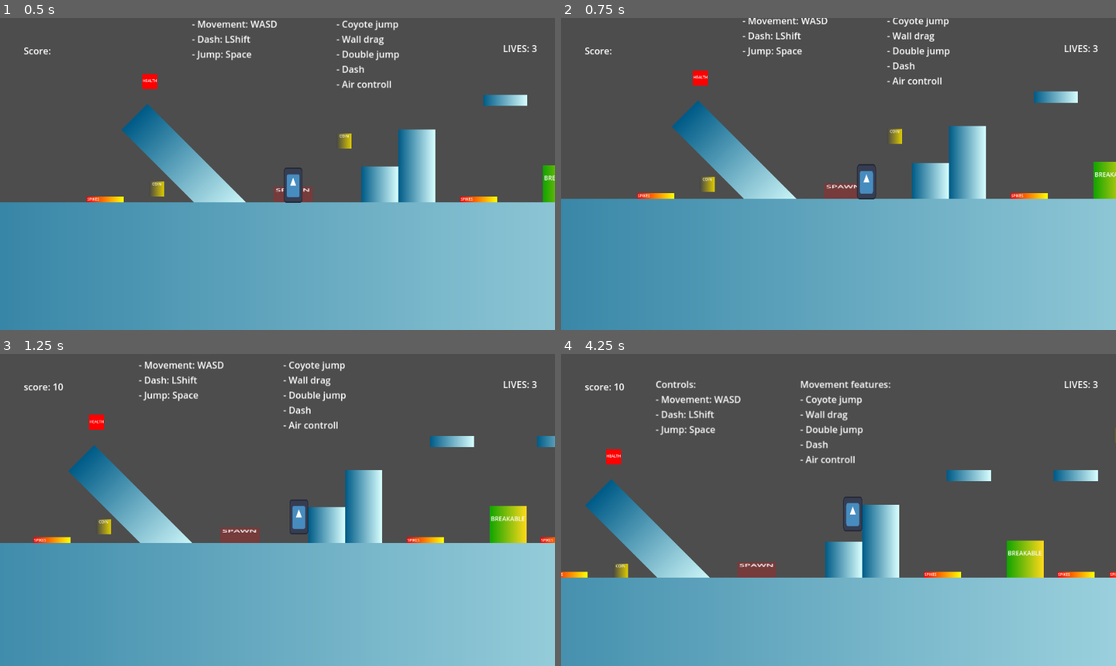
Above: before the commit, frames 1-4 (two rows, left to right).
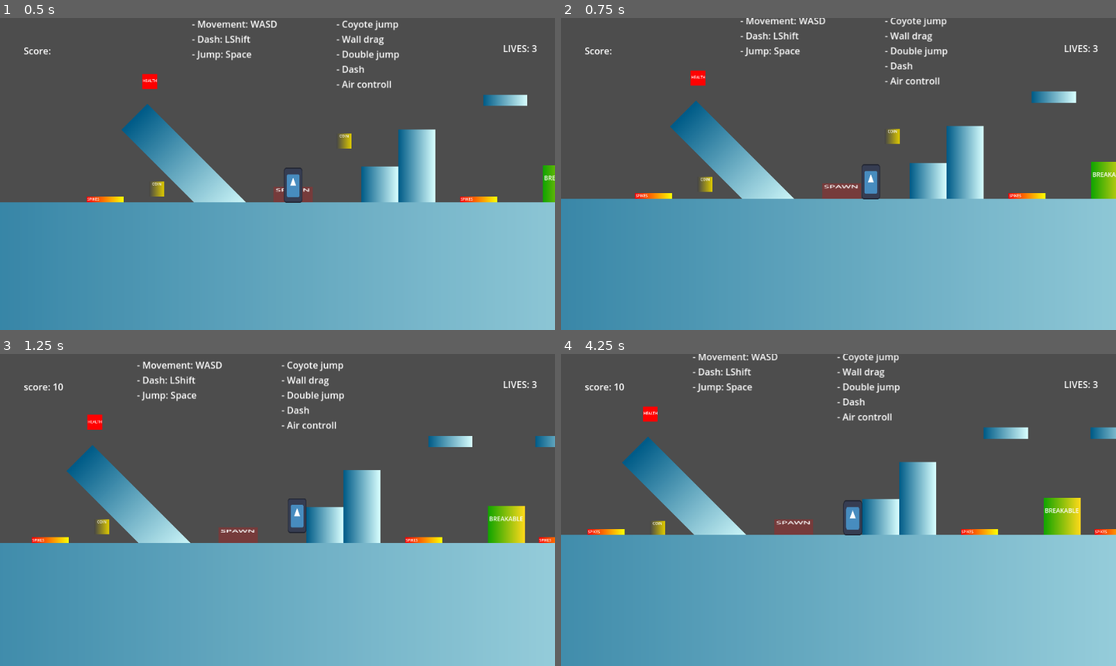
Above: after the commit, the same moments.

Repository: Nispeter/VaultHunter_CGS
Game: Godot game, scene res://scenes/TestScene_DEV.tscn
Two runs of this game, one before a commit and one after it. Both use one fixed random seed, a clock stepped at 60 frames per second and the inputs below. The engine's default icon, where the game draws it, is replaced by a stand-in: a white triangle on a blue panel in a dark square.
Inputs (mouse positions are in pixels of both pictures, inside the frame that each line leads up to):
- Up to frame 1 (0.5 s): no input
- Up to frame 2 (0.75 s): move the mouse to (960, 158) at 0.52 s; hold Right (ui_right) from 0.53 s (still down); tap F (grapple, bound only after the commit) at 0.6 s
- Up to frame 3 (1.25 s): keep holding Right (ui_right); tap Space (jump) at 0.77 s
- Up to frame 4 (4.25 s): move the mouse to (727, 525) at 1.27 s; tap Shift (dash) at 1.35, 3.6 s; tap Space (jump) at 1.52, 3.02, 3.77 s; tap F (grapple, bound only after the commit) at 1.55, 2.1, 2.85, 3.8 s; move the mouse to (894, 441) at 2.02 s; release Right (ui_right) at 2.03 s; hold Left (ui_left) 2.03-2.78 s; move the mouse to (810, 572) at 2.77 s; hold Right (ui_right) from 2.78 s (still down); move the mouse to (1005, 556) at 3.52 s

Frame 1 is identical in both runs. In frame 2, 2.5% of the frame differs, in the area x 13-100%, y 0-59%; in frame 3, 2.4%; in frame 4, 24%, in the area x 0-100%, y 0-72%.

Commit message:
basic hook implementation

Diff:
--- a/prefabs/Player_prefab.tscn
+++ b/prefabs/Player_prefab.tscn
@@ -1,9 +1,10 @@
-[gd_scene load_steps=6 format=3 uid="uid://jfw74y8eg8hn"]
+[gd_scene load_steps=7 format=3 uid="uid://jfw74y8eg8hn"]
 
 [ext_resource type="Script" path="res://scripts/entities/player/Player.gd" id="1_c8031"]
 [ext_resource type="Texture2D" uid="uid://degn8c3cl1sgh" path="res://icon.svg" id="2_xd3ao"]
 [ext_resource type="Script" path="res://scripts/entities/player/PlayerHealth.gd" id="3_67myh"]
 [ext_resource type="Script" path="res://scripts/entities/player/PlayerMovement.gd" id="4_j04j7"]
+[ext_resource type="Script" path="res://scripts/entities/player/GrapplingController.gd" id="5_q8qsd"]
 
 [sub_resource type="CapsuleShape2D" id="CapsuleShape2D_5fflx"]
 
@@ -36,4 +37,124 @@
 script = ExtResource("4_j04j7")
 max_jumps = 2
 
+[node name="GrapplingController" type="Node2D" parent="."]
+script = ExtResource("5_q8qsd")
+
+[node name="RayCast" type="Node2D" parent="GrapplingController"]
+rotation = -1.5708
+scale = Vector2(0.625, 0.510204)
+
+[node name="RayCast2D" type="RayCast2D" parent="GrapplingController/RayCast"]
+position = Vector2(0, 25)
+scale = Vector2(1.11817, 0.912794)
+target_position = Vector2(400, 0)
+
+[node name="RayCast2D2" type="RayCast2D" parent="GrapplingController/RayCast"]
+position = Vector2(2, 25)
+rotation = -0.0872665
+scale = Vector2(1.11817, 0.912794)
+target_position = Vector2(400, 0)
+
+[node name="RayCast2D4" type="RayCast2D" parent="GrapplingController/RayCast"]
+position = Vector2(4, 25)
+rotation = -0.174533
+scale = Vector2(1.11817, 0.912794)
+target_position = Vector2(400, 0)
+
+[node name="RayCast2D6" type="RayCast2D" parent="GrapplingController/RayCast"]
+position = Vector2(6, 25)
+rotation = -0.261799
+scale = Vector2(1.11817, 0.912794)
+target_position = Vector2(400, 0)
+
+[node name="RayCast2D7" type="RayCast2D" parent="GrapplingController/RayCast"]
+position = Vector2(8, 25)
+rotation = -0.349066
+scale = Vector2(1.11817, 0.912794)
+target_position = Vector2(400, 0)
+
+[node name="RayCast2D8" type="RayCast2D" parent="GrapplingController/RayCast"]
+position = Vector2(10, 25)
+rotation = -0.436332
+scale = Vector2(1.11817, 0.912794)
+target_position = Vector2(400, 0)
+
+[node name="RayCast2D9" type="RayCast2D" parent="GrapplingController/RayCast"]
+position = Vector2(12, 25)
+rotation = -0.523599
+scale = Vector2(1.11817, 0.912794)
+target_position = Vector2(400, 0)
+
+[node name="RayCast2D10" type="RayCast2D" parent="GrapplingController/RayCast"]
+position = Vector2(14, 25)
+rotation = -0.610865
+scale = Vector2(1.11817, 0.912794)
+target_position = Vector2(400, 0)
+
+[node name="RayCast2D11" type="RayCast2D" parent="GrapplingController/RayCast"]
+position = Vector2(16, 25)
+rotation = -0.698132
+scale = Vector2(1.11817, 0.912794)
+target_position = Vector2(400, 0)
+
+[node name="RayCast2D12" type="RayCast2D" parent="GrapplingController/RayCast"]
+position = Vector2(18, 25)
+rotation = -0.785398
+scale = Vector2(1.11817, 0.912794)
+target_position = Vector2(400, 0)
+
+[node name="RayCast2D3" type="RayCast2D" parent="GrapplingController/RayCast"]
+position = Vector2(-2, 25)
+rotation = 0.0872665
+scale = Vector2(1.11817, 0.912794)
+target_position = Vector2(400, 0)
+
+[node name="RayCast2D5" type="RayCast2D" parent="GrapplingController/RayCast"]
+position = Vector2(-4, 25)
+rotation = 0.174533
+scale = Vector2(1.11817, 0.912794)
+target_position = Vector2(400, 0)
+
+[node name="RayCast2D13" type="RayCast2D" parent="GrapplingController/RayCast"]
+position = Vector2(-6, 25)
+rotation = 0.261799
+scale = Vector2(1.11817, 0.912794)
+target_position = Vector2(400, 0)
+
+[node name="RayCast2D14" type="RayCast2D" parent="GrapplingController/RayCast"]
+position = Vector2(-8, 25)
+rotation = 0.349066
+scale = Vector2(1.11817, 0.912794)
+target_position = Vector2(400, 0)
+
+[node name="RayCast2D15" type="RayCast2D" parent="GrapplingController/RayCast"]
+position = Vector2(-10, 25)
+rotation = 0.436332
+scale = Vector2(1.11817, 0.912794)
+target_position = Vector2(400, 0)
+
+[node name="RayCast2D16" type="RayCast2D" parent="GrapplingController/RayCast"]
+position = Vector2(-12, 25)
+rotation = 0.523599
+scale = Vector2(1.11817, 0.912794)
+target_position = Vector2(400, 0)
+
+[node name="RayCast2D17" type="RayCast2D" parent="GrapplingController/RayCast"]
+position = Vector2(-14, 25)
+rotation = 0.610865
+scale = Vector2(1.11817, 0.912794)
+target_position = Vector2(400, 0)
+
+[node name="RayCast2D18" type="RayCast2D" parent="GrapplingController/RayCast"]
+position = Vector2(-16, 25)
+rotation = 0.698132
+scale = Vector2(1.11817, 0.912794)
+target_position = Vector2(400, 0)
+
+[node name="RayCast2D19" type="RayCast2D" parent="GrapplingController/RayCast"]
+position = Vector2(-18, 25)
+rotation = 0.785398
+scale = Vector2(1.11817, 0.912794)
+target_position = Vector2(400, 0)
+
 [connection signal="loose_lives" from="HealthController" to="." method="_loose_live"]
--- a/project.godot
+++ b/project.godot
@@ -78,3 +78,8 @@
 "events": [Object(InputEventKey,"resource_local_to_scene":false,"resource_name":"","device":-1,"window_id":0,"alt_press …(195 unchanged characters)…
 ]
 }
+grapple={
+"deadzone": 0.5,
+"events": [Object(InputEventKey,"resource_local_to_scene":false,"resource_name":"","device":-1,"window_id":0,"alt_pressed":false,"shift_pressed":false,"ctrl_pressed":false,"meta_pressed":false,"pressed":false,"keycode":0,"physical_keycode":70,"key_label":0,"unicode":102,"location":0,"echo":false,"script":null)
+]
+}
--- /dev/null
+++ b/scripts/entities/player/GrapplingController.gd
@@ -0,0 +1,68 @@
+extends Node2D
+
+@onready var player_body: CharacterBody2D = $".."
+@onready var raycast_angles: Node = $RayCast
+
+var is_hooked: bool = false
+var grapple_speed: float = 500.0
+var grapple_max_distance: int = 500
+var grapple_min_distance: int = 10
+var grapple_current_distance: int
+var hook_pos: Vector2 = Vector2.ZERO
+var motion: Vector2 = Vector2.ZERO
+
+func _ready() -> void:
+	grapple_current_distance = grapple_max_distance
+
+func _physics_process(delta: float) -> void:
+	hook()
+
+	if is_hooked:
+		swing(delta)
+		_draw()
+		motion *= 0.975  # Swing damping
+		player_body.velocity = motion
+	else:
+		motion = player_body.velocity
+
+func _draw() -> void:
+	if is_hooked:
+		draw_line(Vector2(0, -16), to_local(hook_pos), Color.WHITE, 3, true)
+	else:
+		if raycast_angles is RayCast2D and raycast_angles.is_colliding():
+			var collision_point = raycast_angles.get_collision_point()
+			if global_position.distance_to(collision_point) < grapple_max_distance:
+				draw_line(Vector2(0, -16), to_local(collision_point), Color.BLACK, 0.5, true)
+
+func hook() -> void:
+	raycast_angles.look_at(get_global_mouse_position())
+
+	if Input.is_action_just_pressed("grapple"):
+		var new_hook_pos = get_hook_pos()
+		if new_hook_pos:
+			hook_pos = new_hook_pos
+			is_hooked = true
+			grapple_current_distance = global_position.distance_to(hook_pos)
+
+	if Input.is_action_just_released("grapple") and is_hooked:
+		is_hooked = false
+
+func get_hook_pos() -> Vector2:
+	for raycast in raycast_angles.get_children():
+		if raycast is RayCast2D and raycast.is_colliding():
+			return raycast.get_collision_point()
+	return Vector2.ZERO
+
+func swing(delta: float) -> void:
+	var radius: Vector2 = global_position - hook_pos
+	if motion.length() < 0.01 or radius.length() < grapple_min_distance:
+		return
+
+	var angle: float = radius.angle_to(motion)
+	var radial_velocity: float = cos(angle) * motion.length()
+	motion = radius.normalized() * radial_velocity
+
+	if global_position.distance_to(hook_pos) > grapple_current_distance:
+		global_position = hook_pos + radius.normalized() * grapple_current_distance
+
+	motion += (hook_pos - global_position).normalized() * 15000.0 * delta
--- /dev/null
+++ b/scripts/entities/player/GrapplingController_WIP.gd
@@ -0,0 +1,39 @@
+extends Node2D
+
+@onready var player_body: CharacterBody2D = get_parent().player_body
+
+var is_grappling:bool = false
+var grapple_point:Vector2
+var grapple_speed:float = 500
+var grapple_max_distance:int = 500
+var grapple_min_distance:int = 10
+
+func _ready():
+	player_body = $"../.."
+	pass
+
+func _handle_input():
+	if Input.is_action_just_pressed("grapple"):
+		print("grappling")
+		start_grapple(get_global_mouse_position())
+
+func start_grapple(target: Vector2):
+	grapple_point = target
+	is_grappling = true
+
+func _physics_process(delta: float):
+	_handle_input()
+	if is_grappling:
+		var direction = (grapple_point - player_body.global_position).normalized()
+		player_body.position += direction * grapple_speed * delta
+
+		if player_body.global_position.distance_to(grapple_point) < grapple_min_distance:
+			stop_grapple()
+
+func stop_grapple():
+	is_grappling = false
+
+# TODO: draw hook
+#		pull till end
+#		cancell pull
+#		angular hook
--- a/scripts/entities/shared/IDamangeDealer.gd
+++ b/scripts/entities/shared/IDamangeDealer.gd
@@ -7,9 +7,9 @@
 func deal_damage(target: Object) -> void:
 	if target.has_node("HealthController"):
 		var health_controller = target.get_node("HealthController")
+		print("dealing damage!")
 		if health_controller.has_method("take_damage"):
 			health_controller.take_damage(damage_amount)
 
 func _on_body_entered(body: Node) -> void:
-	print("dealing damage!")
 	deal_damage(body)
